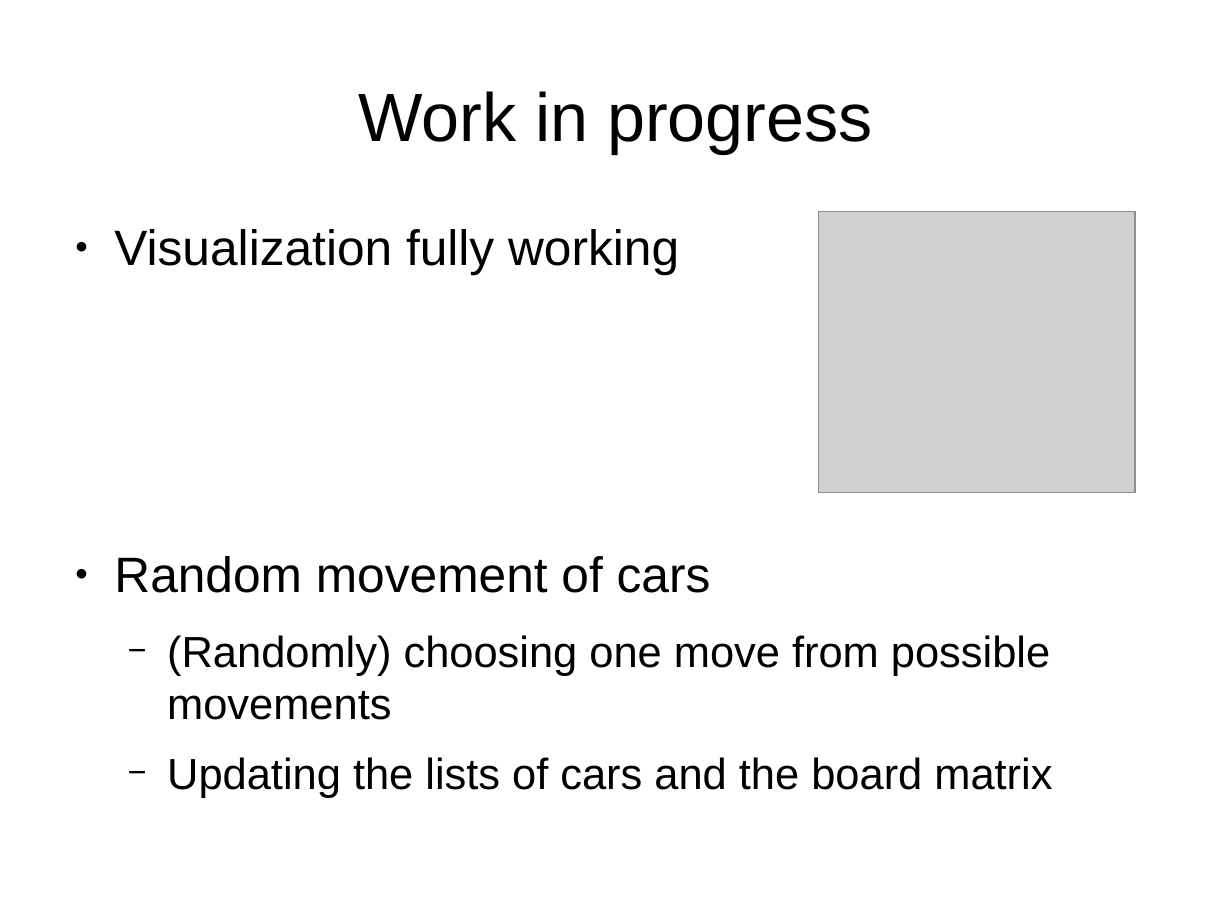
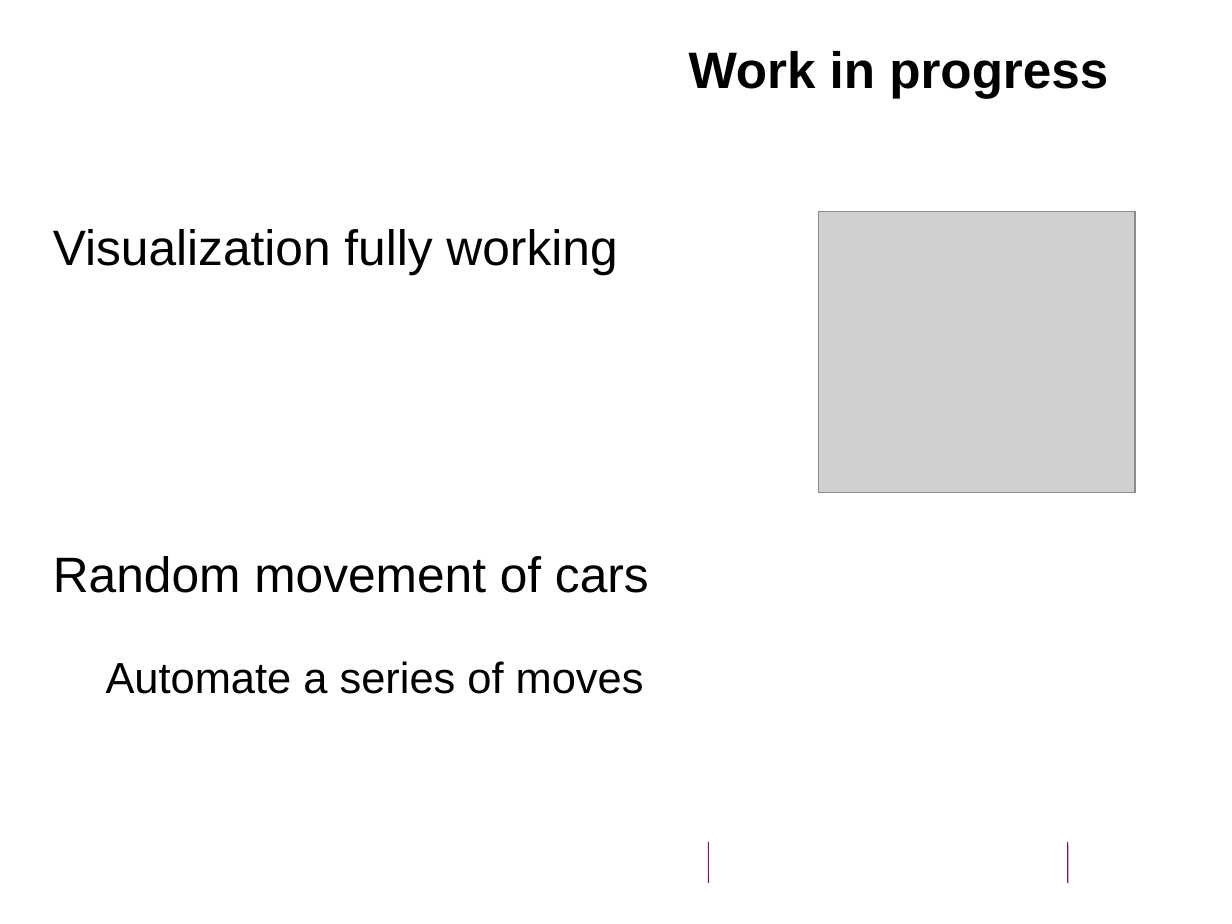
Before and after one commit to oekeur/MinProg_Heuristieken, a slide deck: slide 6 of Presentation rushhour week 4.odp. Drawn at 1232x924 pixels with LibreOffice and Linux fonts; fonts in the diff are those of the drawing; grey boxes stand for pictures; background and template pictures are left out. Boxes give left, top, right and bottom in pixels: in the first picture for what was removed or moved away, otherwise in the second. Text is boxed around its words. In the diff, an @@ line names an element or a change of style, - is before the commit and + after.

```diff
--- a/Presentation rushhour week 4.odp
+++ b/Presentation rushhour week 4.odp
@@ title "Work in progress": place and size @@
-title "Work in progress" at box(358, 91, 873, 153)
+title "Work in progress" at box(689, 51, 1108, 98)
@@ title "Work in progress" at box(689, 51, 1108, 98): size 44 to 33 pt, bold on; alignment centre to right; vertical alignment middle to top @@
@@ text "Visualization fully working": place and size @@
-text "Visualization fully working" at box(114, 229, 1052, 798)
+text "Visualization fully working" at box(53, 229, 649, 694)
@@ text at box(53, 229, 649, 593): bullet colour #000000 to #FFFFFF @@
@@ text at box(106, 661, 644, 694): text changed @@
-  − (Randomly) choosing one move from possible movements
-  − Updating the lists of cars and the board matrix
+  − Automate a series of moves
@@ freeform shape added at box(709, 842, 709, 883), outline #751B68 0.74 pt @@
@@ freeform shape added at box(1068, 842, 1068, 883), outline #751B68 0.74 pt @@
```
Also in this commit, not shown: 5 other slides changed, 2 slides added, 2 slides removed, 1 other file.
